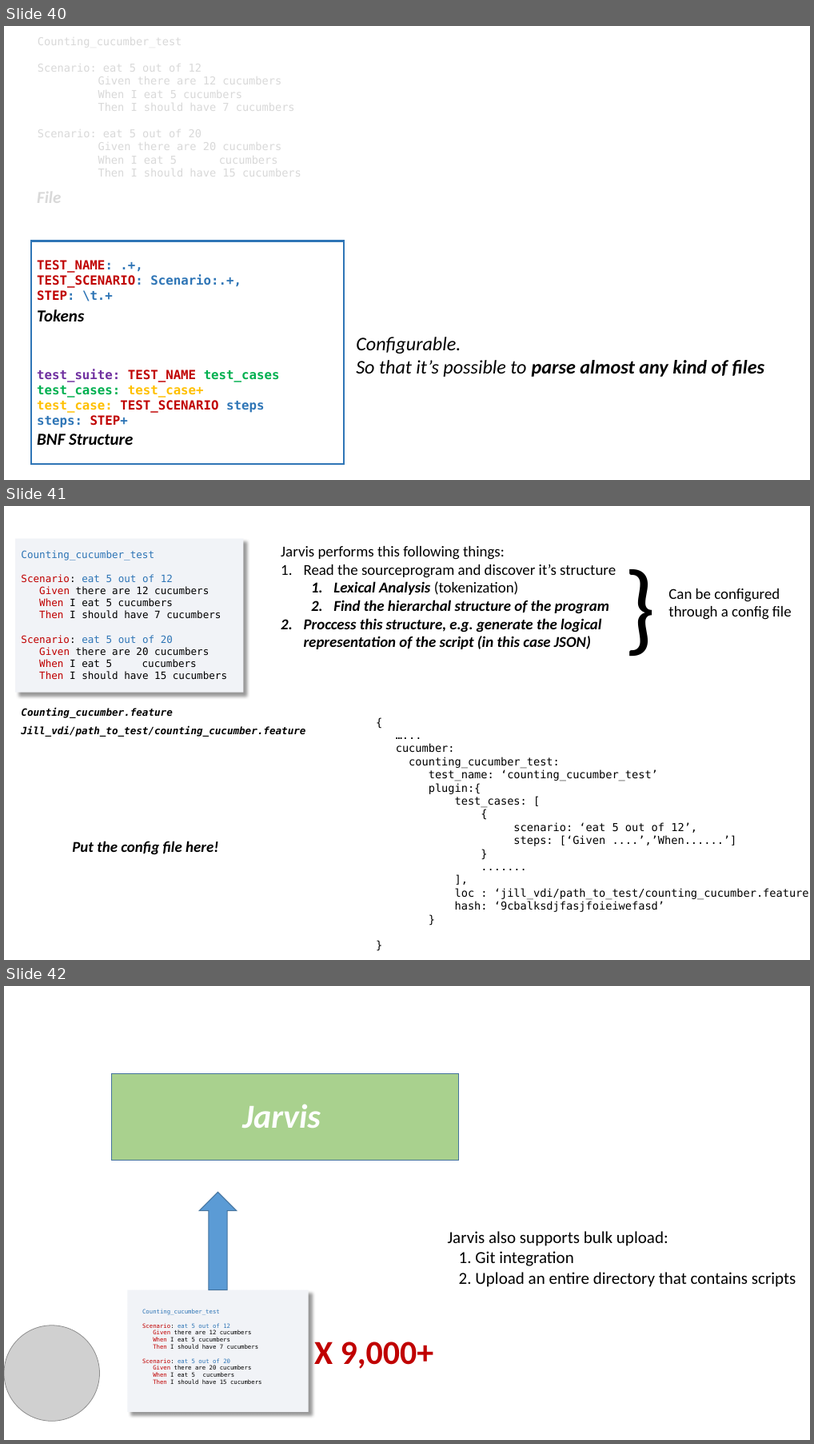
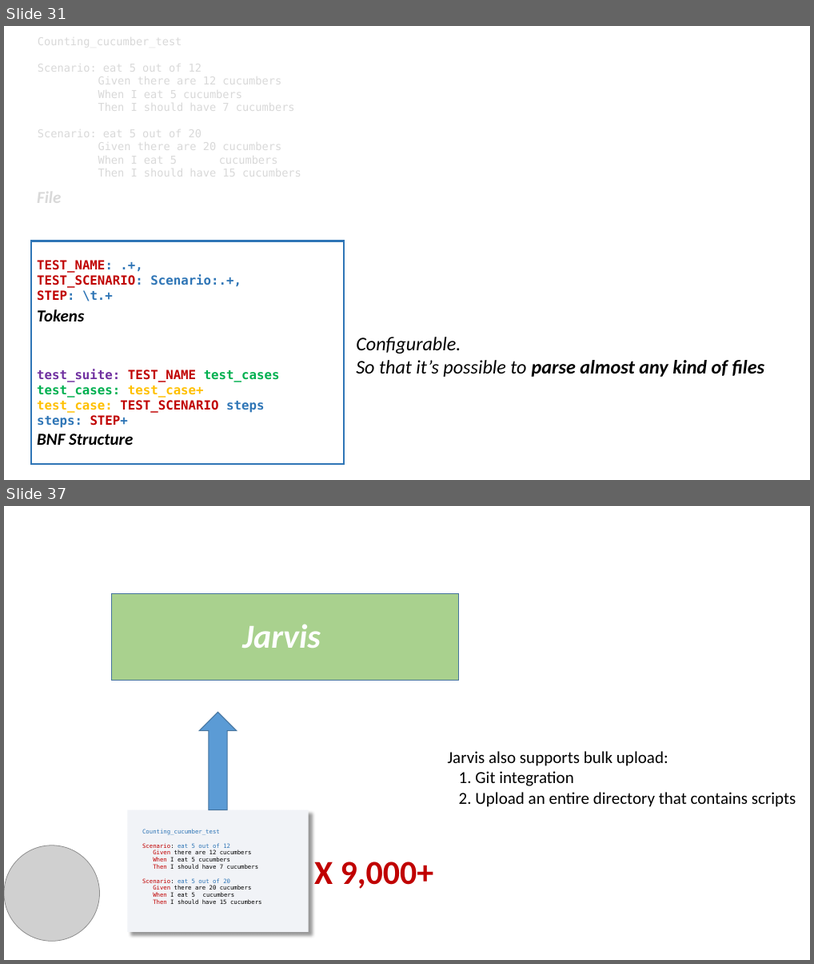
Before and after one commit to FronTexas/Summer2016, a slide deck: matrix_presentation .pptx. Shown one above the other, each under a label of ours: slides 40, 41 and 42 before the commit, slides 31 and 37 after it; the slides between them are not shown. The pictures are 814x1444 and 814x964 pixels, drawn with LibreOffice and Linux fonts; fonts in the diff are those of the drawing; grey boxes stand for pictures. Boxes give left, top, right and bottom in pixels: in the first picture for what was removed or moved away, otherwise in the second. Text is boxed around its words. In the diff, an @@ line names an element or a change of style, - is before the commit and + after.

```diff
--- a/matrix_presentation .pptx
+++ b/matrix_presentation .pptx
@@ slide 41 removed at [4, 506, 810, 960], background #FFFFFF @@
@@ rectangle removed at [15, 539, 243, 692] @@
@@ text removed at [21, 550, 227, 679] @@
-Counting_cucumber_test
-Scenario: eat 5 out of 12
-Given there are 12 cucumbers
-When I eat 5 cucumbers
-Then I should have 7 cucumbers
-Scenario: eat 5 out of 20
-Given there are 20 cucumbers
-When I eat 5 cucumbers
-Then I should have 15 cucumbers
@@ text removed at [281, 546, 616, 649] @@
-Jarvis performs this following things:
-1. Read the sourceprogram and discover it’s structure
-  1. Lexical Analysis (tokenization)
-  2. Find the hierarchal structure of the program
-2. Proccess this structure, e.g. generate the logical representation of the script (in this case JSON)
@@ text removed at [619, 539, 810, 667] @@
-}
@@ text removed at [669, 588, 792, 620] @@
-Can be configured through a config file
@@ text removed at [21, 708, 172, 718] @@
-Counting_cucumber.feature
@@ text removed at [21, 726, 306, 736] @@
-Jill_vdi/path_to_test/counting_cucumber.feature
@@ text removed at [396, 743, 810, 912] @@
-{
-…...
-cucumber:
-counting_cucumber_test:
-test_name: ‘counting_cucumber_test’
-plugin:{
-test_cases: [
-{
-scenario: ‘eat 5 out of 12’,
-steps: [‘Given ....’,’When......’]
-}
-.......
-],
-loc : ‘jill_vdi/path_to_test/counting_cucumber.feature’,
-hash: ‘9cbalksdjfasjfoieiwefasd’
-}
-}
@@ text removed at [72, 840, 218, 854] @@
-Put the config file here!
@@ what was slide 40 is now slide 31 @@
@@ what was slide 42 is now slide 37 @@
```
Also in this commit, not shown: 5 slides added, 9 other slides removed, 2 other files.
